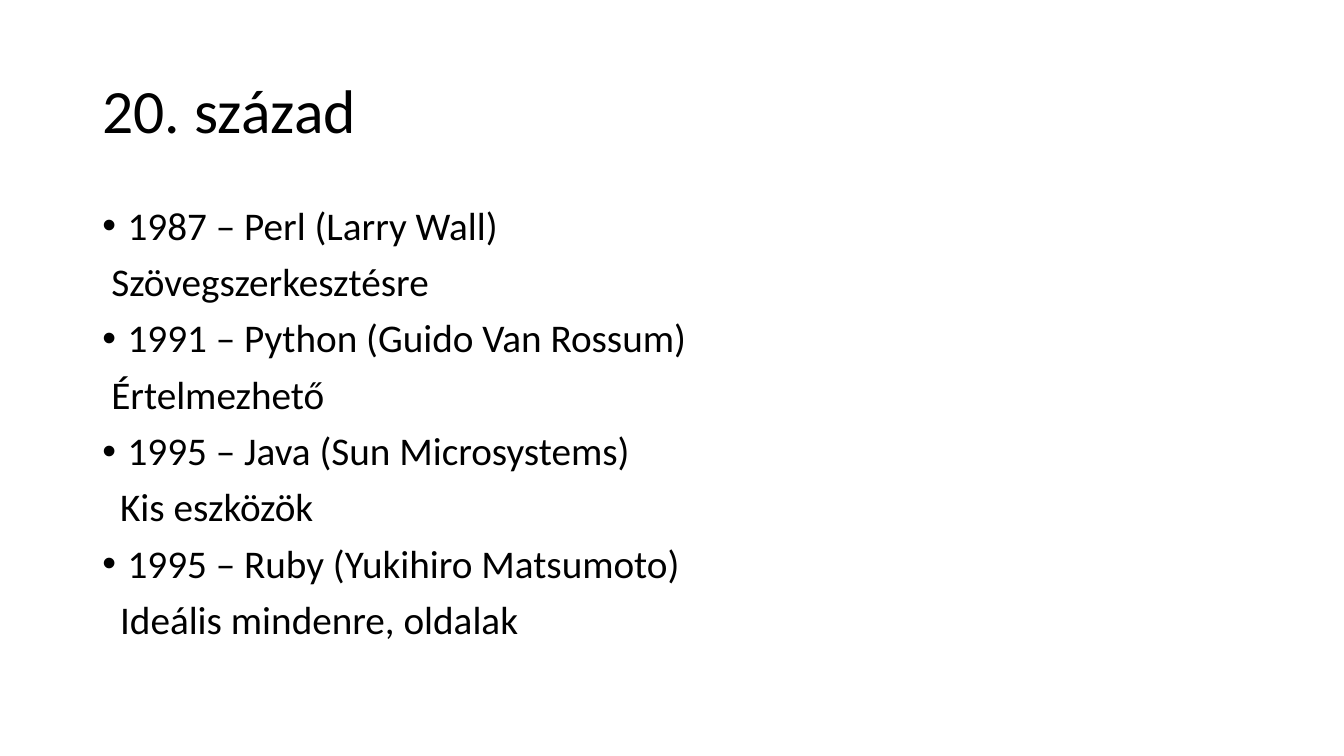
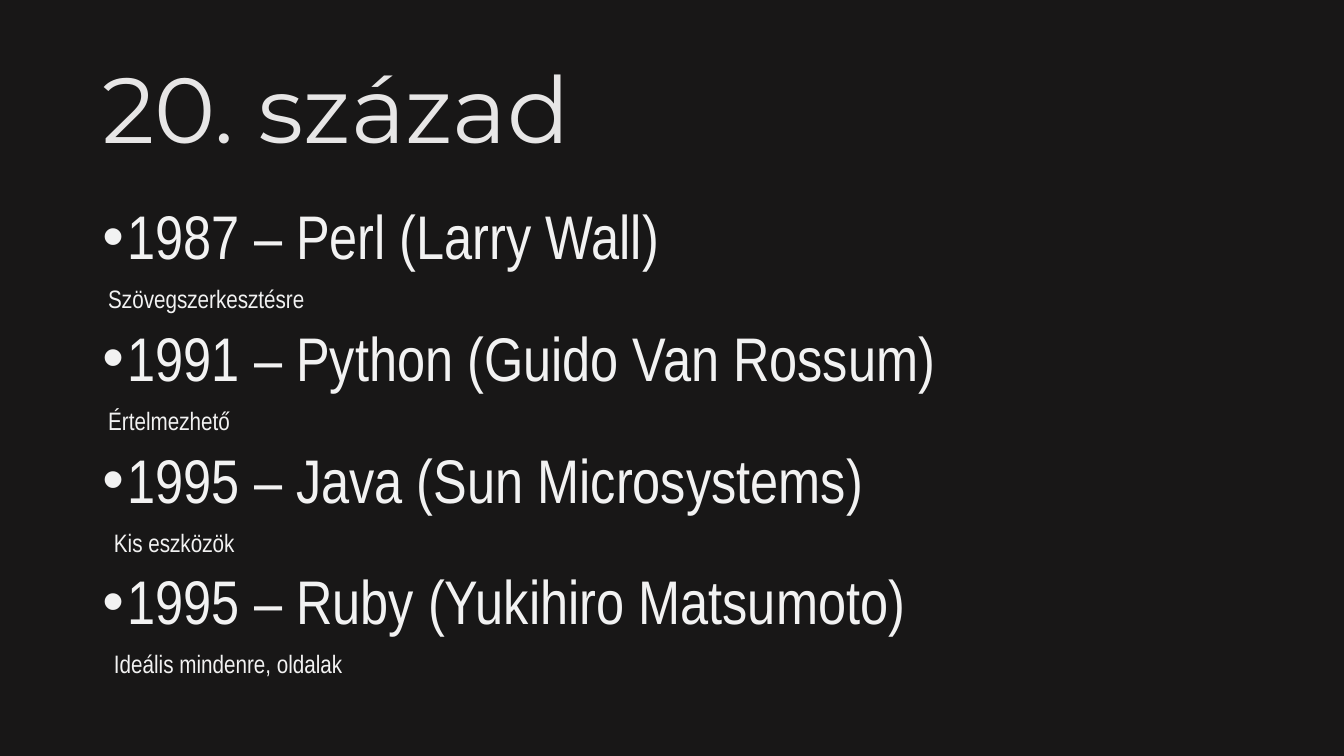
Before and after one commit to PiciMadar/IKTproba01, a slide deck: slide 3 of szakmaivalamiigen.pptx. Drawn at 1344x756 pixels with LibreOffice and Linux fonts; fonts in the diff are those of the drawing. Boxes give left, top, right and bottom in pixels: in the first picture for what was removed or moved away, otherwise in the second. Text is boxed around its words. In the diff, an @@ line names an element or a change of style, - is before the commit and + after.

Commit message:
Folytattam a PPTt
Hozzáadtam minden szépet.

```diff
--- a/szakmaivalamiigen.pptx
+++ b/szakmaivalamiigen.pptx
@@ background #FFFFFF to #181717 @@
@@ title "20. század" at (102, 74, 570, 144): size 44 to 66 pt, font Calibri to Montserrat, text colour #000000 to #E7E6E6 @@
@@ text "1987 – Perl (Larry Wall)" at (108, 214, 935, 677): size 28 to 44 pt in "1987 – Perl (Larry Wall)", "1991 – Python (Guido Van Rossum)", "1995 – Java (Sun Microsystems)", "1995 – Ruby (Yukihiro Matsumoto)"; font Calibri to Arial Narrow, text colour #000000 to #F2F2F2; size 28 to 18 pt in "Szövegszerkesztésre", "Értelmezhető", "Kis eszközök", "Ideális mindenre, oldalak" @@
```
Also in this commit, not shown: 2 other slides changed, 7 slides added, 7 slides removed.
